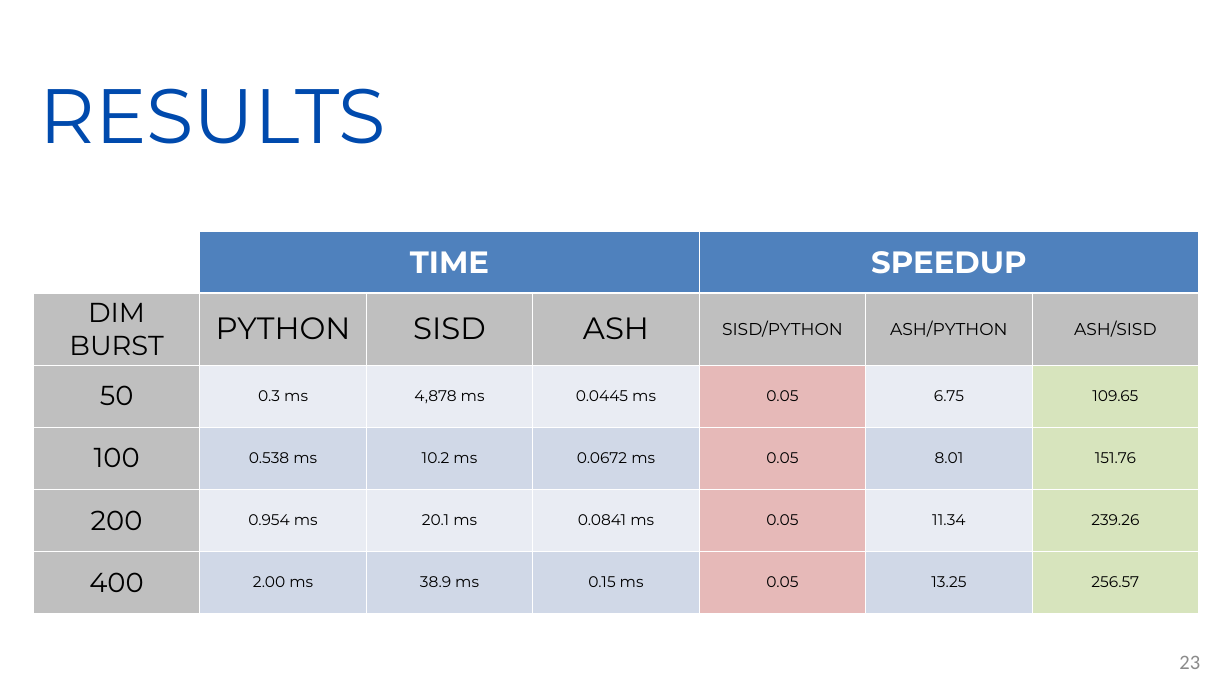
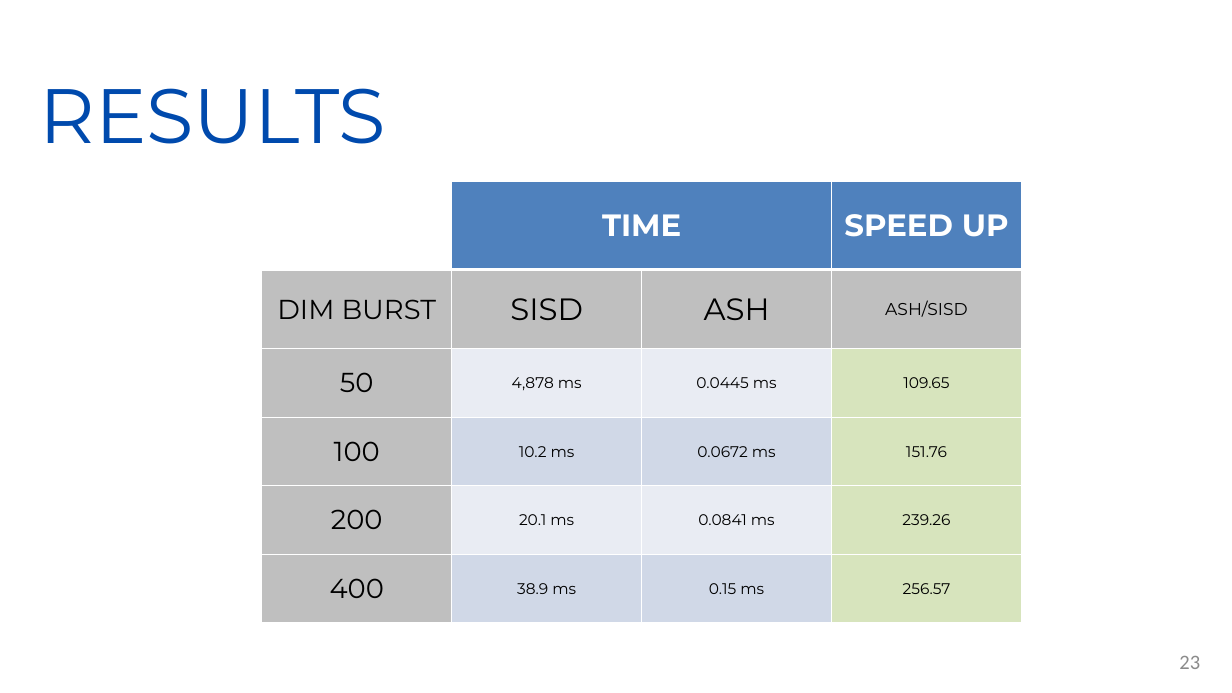
Before and after one commit to Marcolbr2001/ACA_PROJECT, a slide deck: slide 23 of ASH_ACA_PWP.pptx. Drawn at 1232x693 pixels with LibreOffice and Linux fonts; fonts in the diff are those of the drawing. Boxes give left, top, right and bottom in pixels: in the first picture for what was removed or moved away, otherwise in the second. Text is boxed around its words. In the diff, an @@ line names an element or a change of style, - is before the commit and + after.

Commit message:
PWP

```diff
--- a/ASH_ACA_PWP.pptx
+++ b/ASH_ACA_PWP.pptx
@@ table at (262, 181, 1021, 623) @@
-column 2: TIME | PYTHON | 0.3 ms | 0.538 ms | 0.954 ms | 2.00 ms
-column 3:  | SISD | 4,878 ms | 10.2 ms | 20.1 ms | 38.9 ms
+column 2: TIME | SISD | 4,878 ms | 10.2 ms | 20.1 ms | 38.9 ms
-column 5: SPEEDUP | SISD/PYTHON | 0.05 | 0.05 | 0.05 | 0.05
-column 6:  | ASH/PYTHON | 6.75 | 8.01 | 11.34 | 13.25
-column 7:  | ASH/SISD | 109.65 | 151.76 | 239.26 | 256.57
+column 4: SPEED UP | ASH/SISD | 109.65 | 151.76 | 239.26 | 256.57
@@ table: place and size @@
-table at (33, 232, 1198, 614)
+table at (262, 181, 1021, 623)
```
Also in this commit, not shown: 1 other slide changed.
